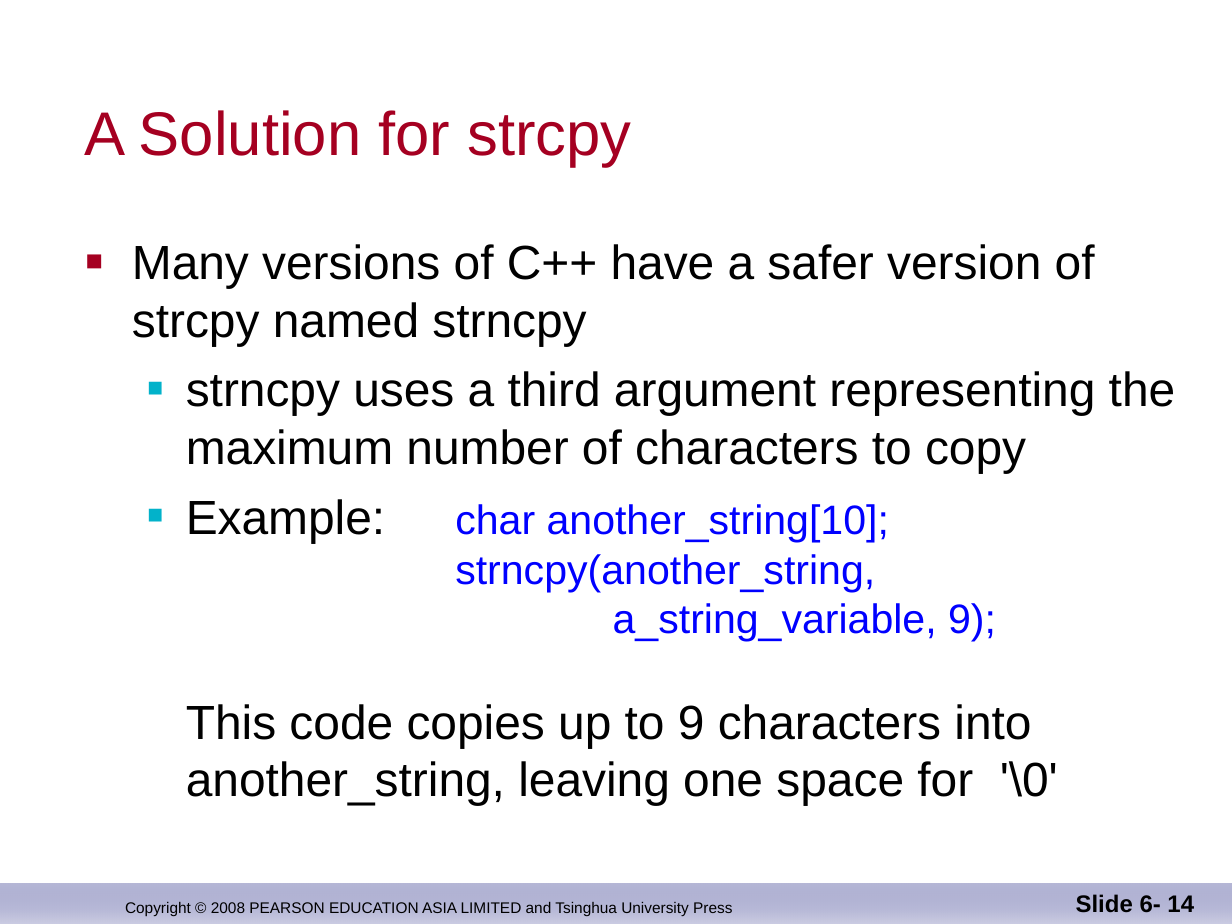
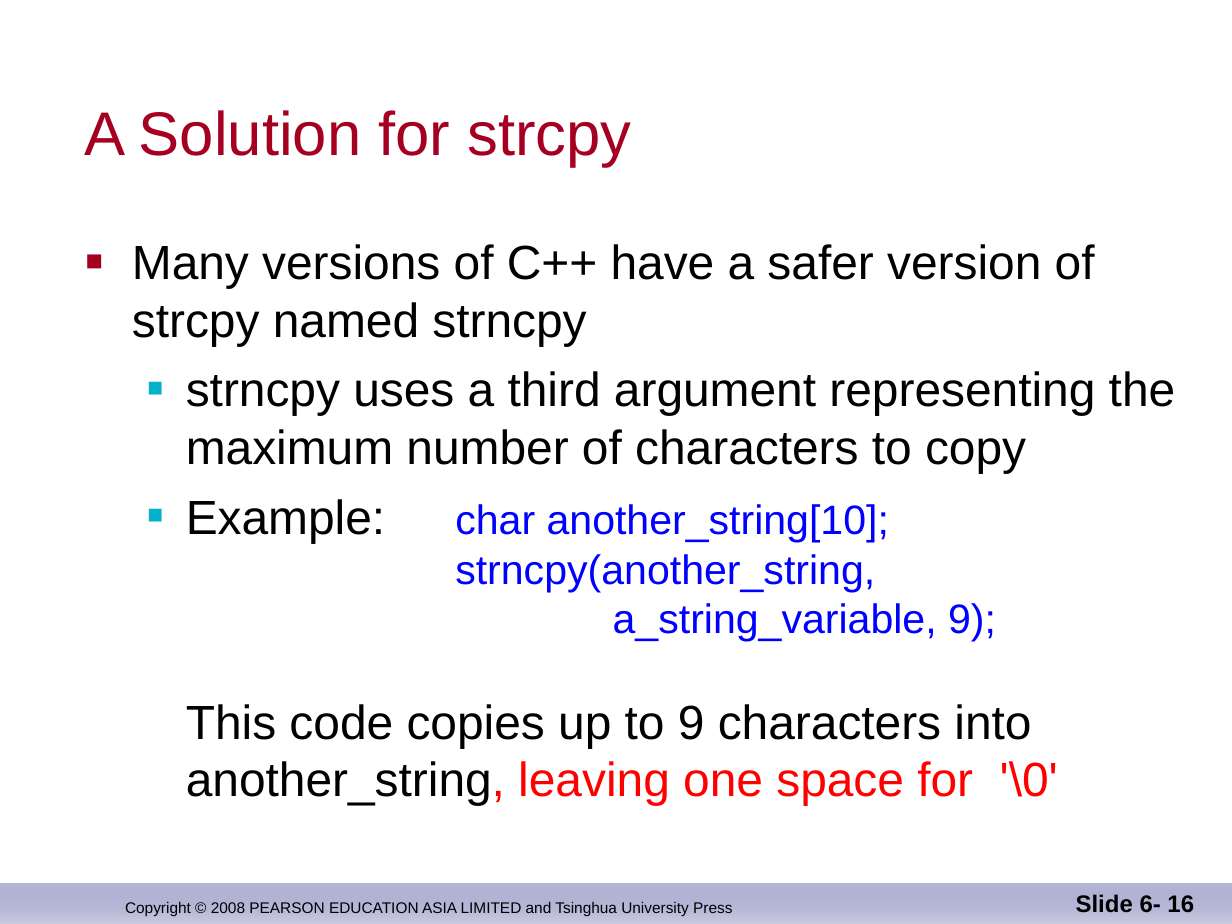
Before and after one commit to djuanbei/CPLUSPLUS, a slide deck: slide 16 of ppt/Chapter 8.ppt (slide 14 before the commit). Drawn at 1232x924 pixels with LibreOffice and Linux fonts; fonts in the diff are those of the drawing; background and template pictures are left out. Boxes give left, top, right and bottom in pixels: in the first picture for what was removed or moved away, otherwise in the second. Text is boxed around its words. In the diff, an @@ line names an element or a change of style, - is before the commit and + after.

```diff
--- a/ppt/Chapter 8.ppt
+++ b/ppt/Chapter 8.ppt
@@ text at (186, 499, 1058, 806): text colour #000000 to #FF0000 in "another_string, leaving one space for '\0'" @@
@@ page number at (1076, 894, 1194, 913): text changed @@
-Slide 6- 14
+Slide 6- 16
```
Also in this commit, not shown: 6 other slides changed, 3 slides added, 1 other file.
